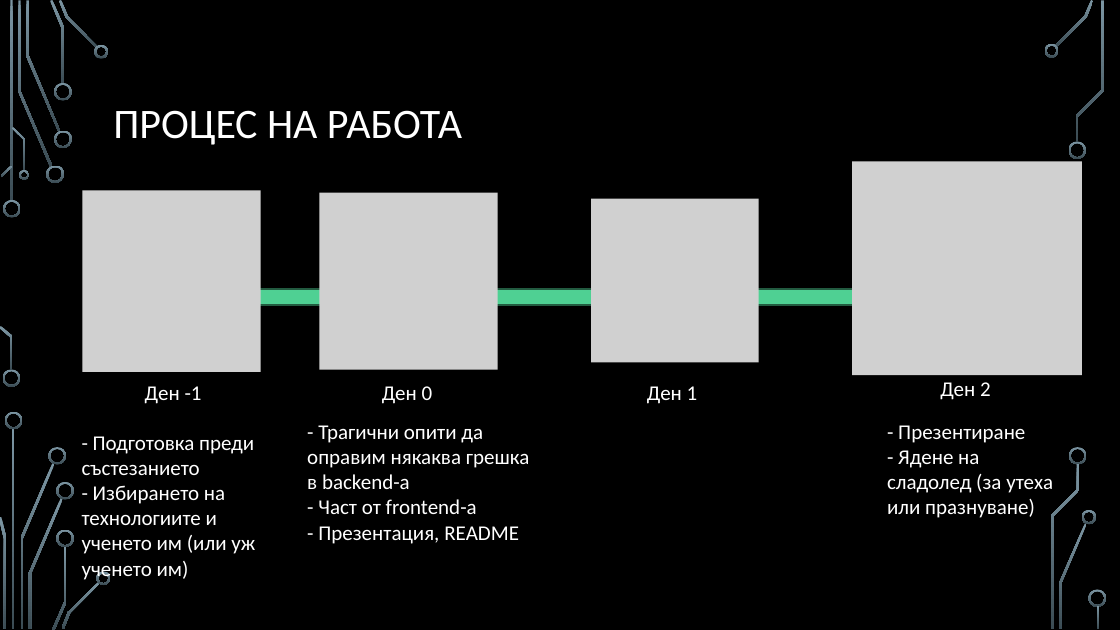
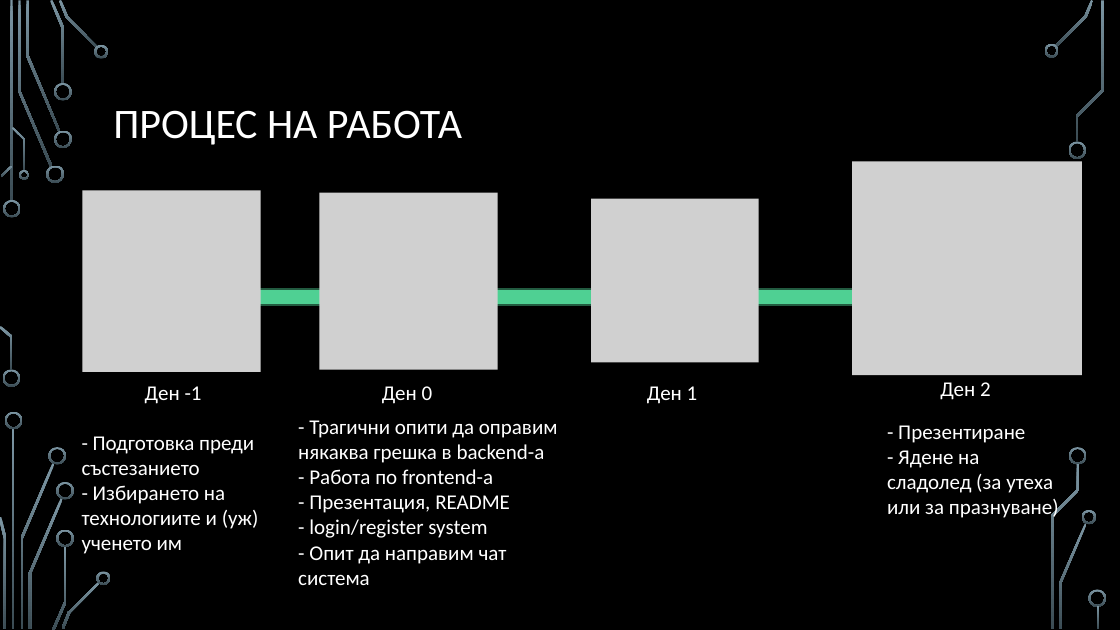
Before and after one commit to VIKIPLAYBG/5-chasa-syn---Hack-TUES_11, a slide deck: slide 8 of Guardian_Angel_presentation.pptx. Drawn at 1120x630 pixels with LibreOffice and Linux fonts; fonts in the diff are those of the drawing; grey boxes stand for pictures; background and template pictures are left out. Boxes give left, top, right and bottom in pixels: in the first picture for what was removed or moved away, otherwise in the second. Text is boxed around its words. In the diff, an @@ line names an element or a change of style, - is before the commit and + after.

```diff
--- a/Guardian_Angel_presentation.pptx
+++ b/Guardian_Angel_presentation.pptx
@@ text "- Трагични опити да оправим ...": place and size @@
-text "- Трагични опити да оправим ..." at (307,425,529,544)
+text "- Трагични опити да оправим ..." at (298,420,558,585)
@@ text at (309,469,493,484): text changed @@
-- Част от frontend-a
+- Работа по frontend-a
@@ text at (887,450,1059,521): text changed @@
-- Ядене на сладолед (за утеха или празнуване)
+- Ядене на сладолед (за утеха или за празнуване)
@@ text at (82,485,259,554): text changed @@
-- Избирането на технологиите и ученето им (или уж ученето им)
+- Избирането на технологиите и (уж) ученето им
@@ text at (298,519,507,585): paragraphs added @@
+- login/register system
+- Опит да направим чат система
```
Also in this commit, not shown: 1 other slide changed.
